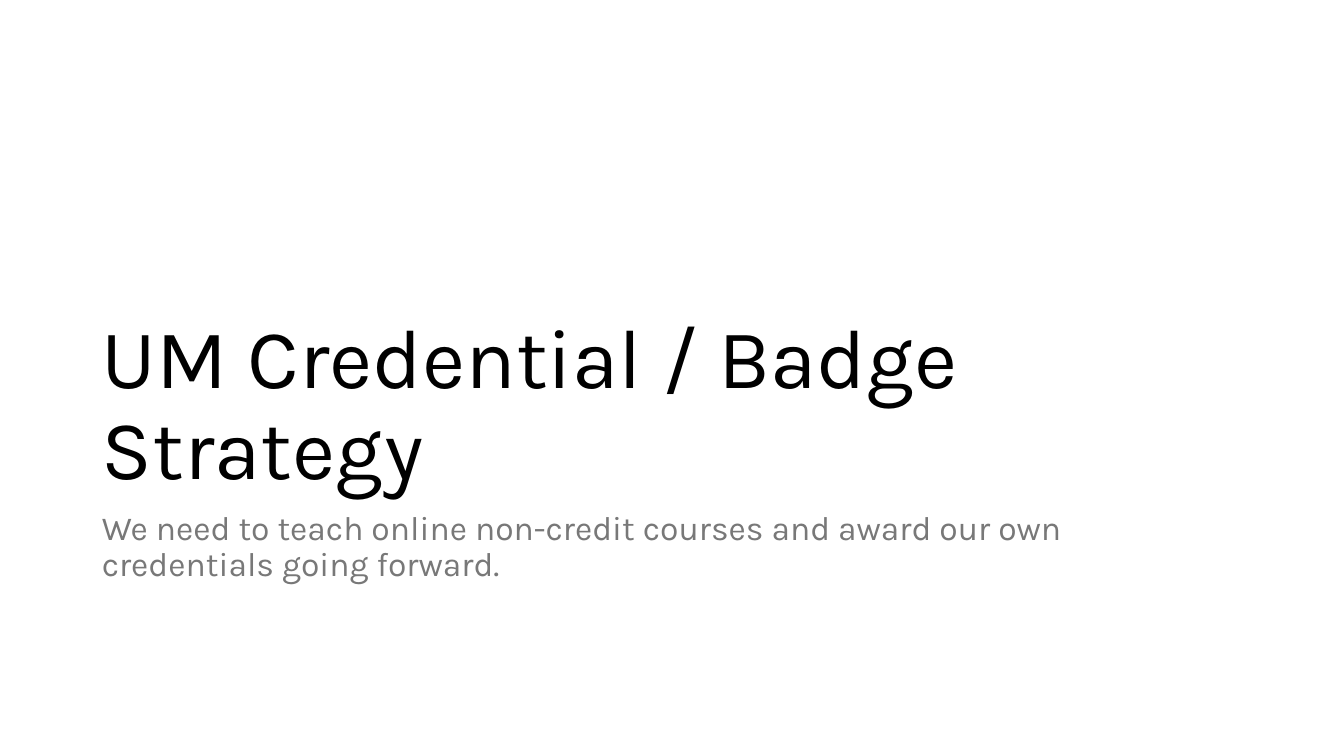
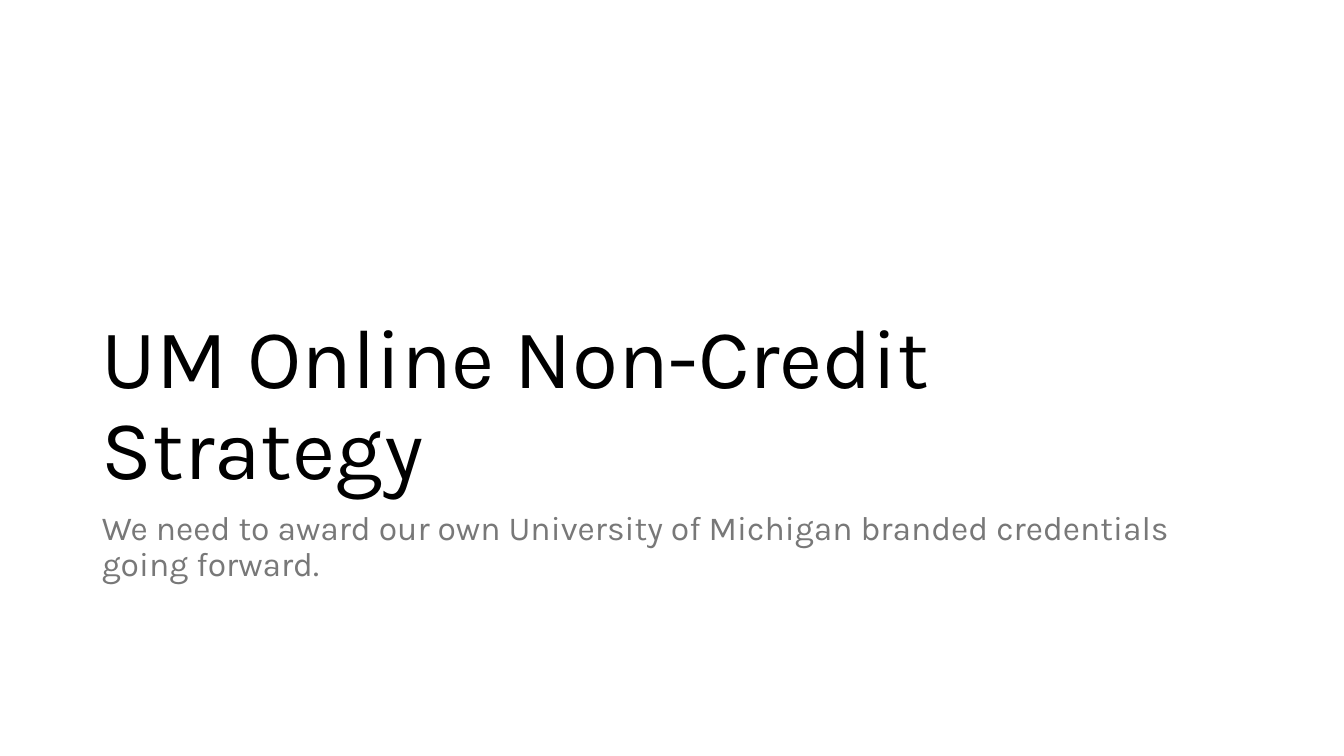
Before and after one commit to csev/talks, a slide deck: slide 10 of 2026/2026-06-VC-Badges.pptx. Drawn at 1344x756 pixels with LibreOffice and Linux fonts; fonts in the diff are those of the drawing. Boxes give left, top, right and bottom in pixels: in the first picture for what was removed or moved away, otherwise in the second. Text is boxed around its words. In the diff, an @@ line names an element or a change of style, - is before the commit and + after.

```diff
--- a/2026/2026-06-VC-Badges.pptx
+++ b/2026/2026-06-VC-Badges.pptx
@@ title at (102, 330, 930, 499): text changed @@
-UM Credential / Badge Strategy
+UM Online Non-Credit Strategy
@@ text at (102, 517, 1168, 584): text changed @@
-We need to teach online non-credit courses and award our own credentials going forward.
+We need to award our own University of Michigan branded credentials going forward.
```
Also in this commit, not shown: 9 other slides changed, 4 other files.
